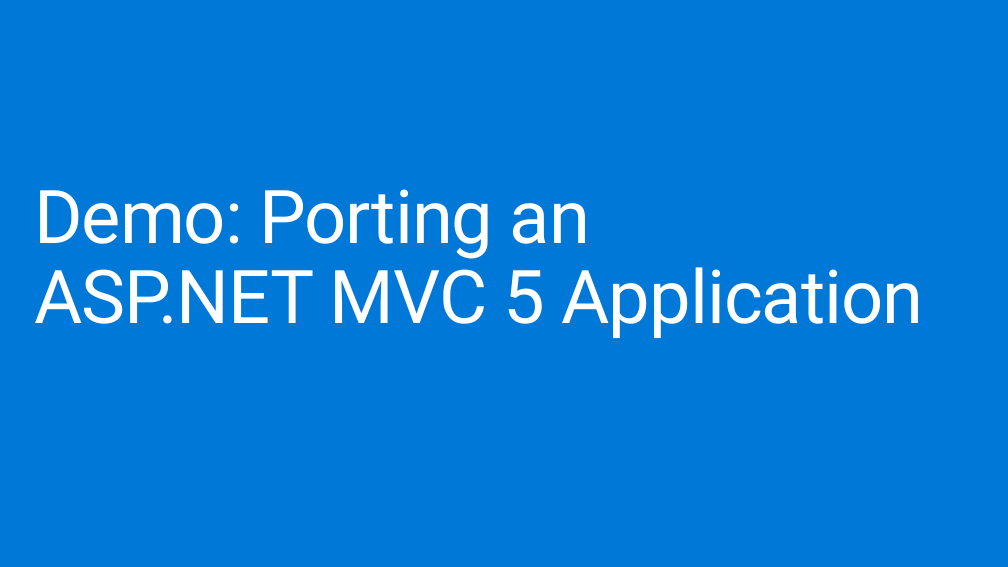
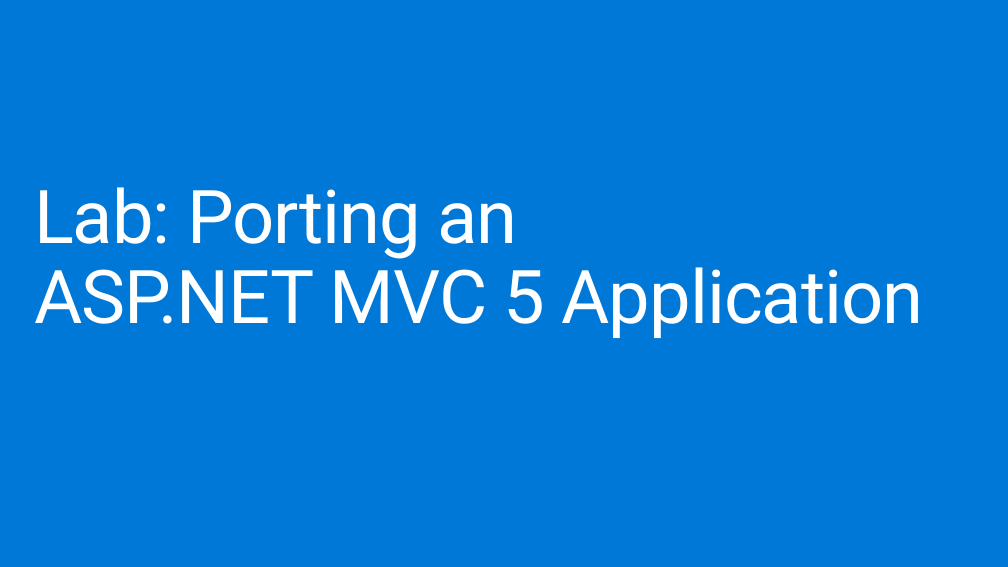
Before and after one commit to dotnet-presentations/dotnetcore-workshop, a slide deck: slide 8 of 4-Porting-From-NET-Framework/netcore-workshop-porting.pptx (slide 6 before the commit). Drawn at 1008x567 pixels with LibreOffice and Linux fonts; fonts in the diff are those of the drawing; background and template pictures are left out. Boxes give left, top, right and bottom in pixels: in the first picture for what was removed or moved away, otherwise in the second. Text is boxed around its words. In the diff, an @@ line names an element or a change of style, - is before the commit and + after.

Commit message:
Minor updates to porting session slides

```diff
--- a/4-Porting-From-NET-Framework/netcore-workshop-porting.pptx
+++ b/4-Porting-From-NET-Framework/netcore-workshop-porting.pptx
@@ title at box(34, 187, 924, 338): text changed @@
-Demo: Porting an
-ASP.NET MVC 5 Application
+Lab: Porting an
+ASP.NET MVC 5 Application
```
